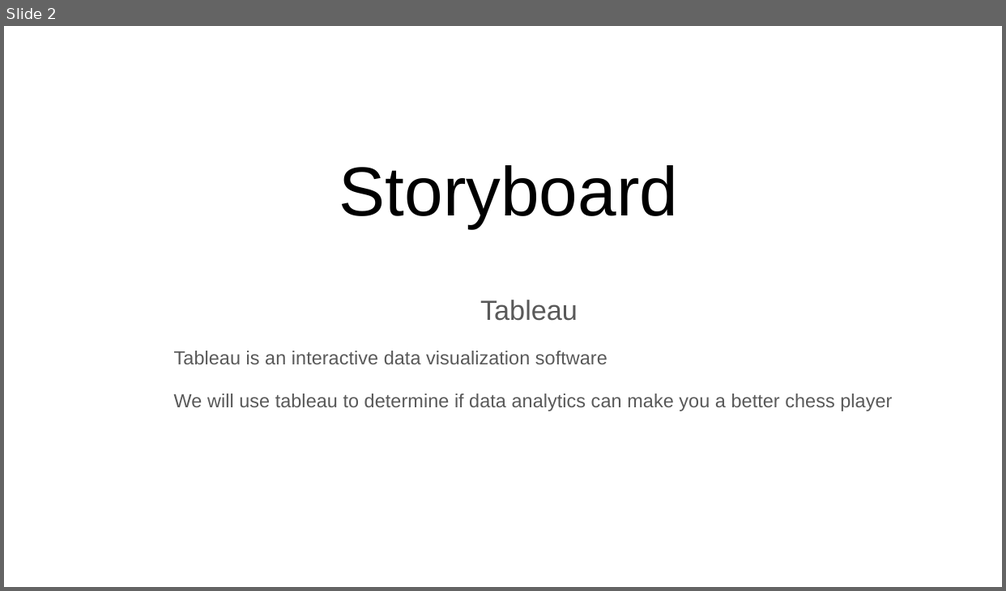
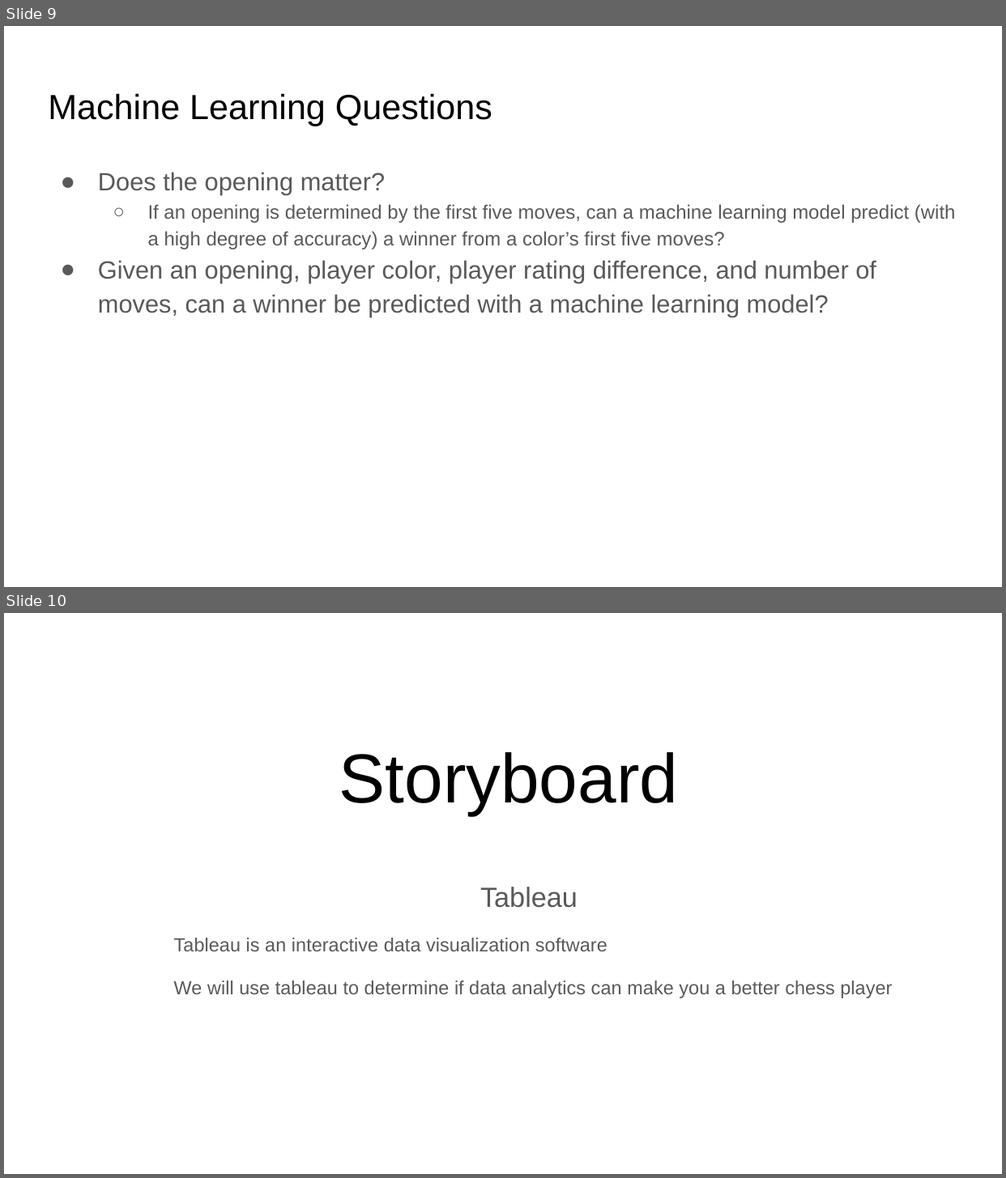
Before and after one commit to Nveatch/Chess_Games_Group_Analysis, a slide deck: Group_1_Presentation.pptx. Shown one above the other, each under a label of ours: slide 2 before the commit, slides 9 and 10 after it. The pictures are 1006x591 and 1006x1178 pixels, drawn with LibreOffice and Linux fonts; fonts in the diff are those of the drawing. Boxes give left, top, right and bottom in pixels: in the first picture for what was removed or moved away, otherwise in the second. Text is boxed around its words. In the diff, an @@ line names an element or a change of style, - is before the commit and + after.

```diff
--- a/Group_1_Presentation.pptx
+++ b/Group_1_Presentation.pptx
@@ slide 9 added at bbox=[4, 26, 1002, 587], background #FFFFFF @@
@@ title added at bbox=[48, 93, 492, 126], 25.2 pt, text #000000 @@
+Machine Learning Questions
@@ text added at bbox=[98, 172, 956, 318], 18 pt, text #595959 @@
+● Does the opening matter?
+  ○ If an opening is determined by the first five moves, can a machine learning model predict (with a high degree of accuracy) a winner from a color’s first five moves?
+● Given an opening, player color, player rating difference, and number of moves, can a winner be predicted with a machine learning model?
@@ what was slide 2 is now slide 10 @@
```
Also in this commit, not shown: 1 slide changed, 14 other slides added.
